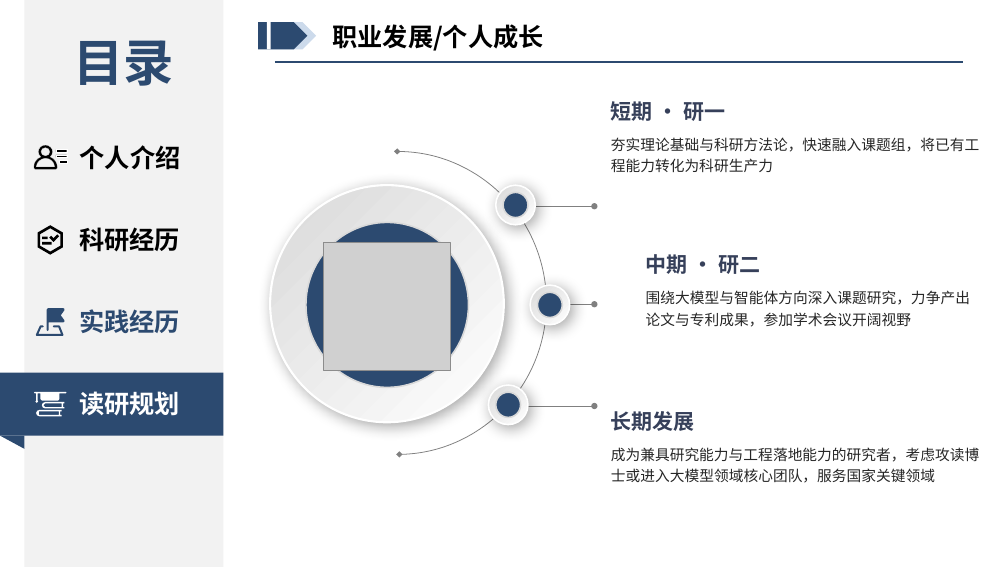
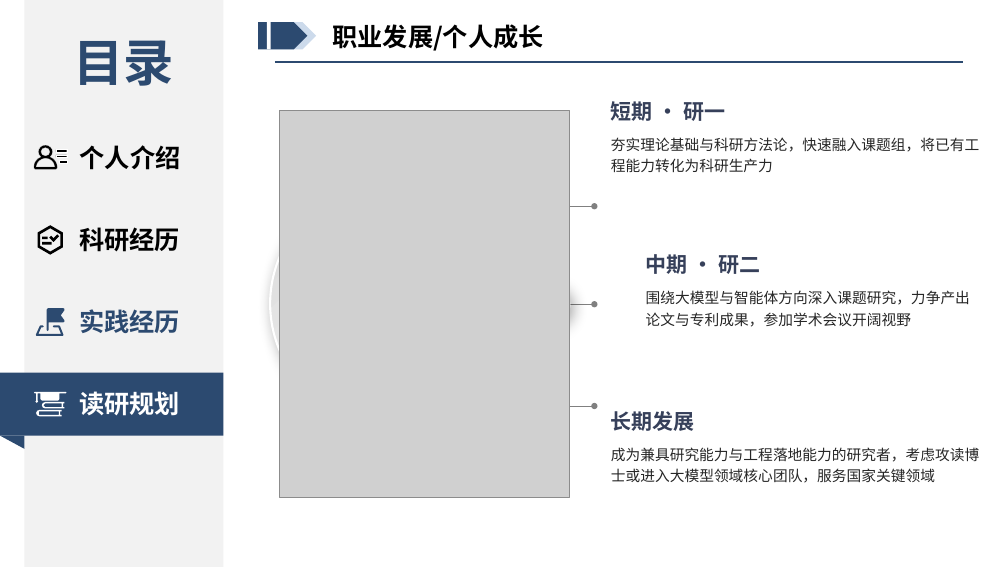
Before and after one commit to xiaofei777/exemption, a slide deck: slide 14 of 面试PPT/历史版本/推免ppt.pptx. Drawn at 1008x567 pixels with LibreOffice and Linux fonts; fonts in the diff are those of the drawing; grey boxes stand for pictures. Boxes give left, top, right and bottom in pixels: in the first picture for what was removed or moved away, otherwise in the second. Text is boxed around its words. In the diff, an @@ line names an element or a change of style, - is before the commit and + after.

```diff
--- a/面试PPT/历史版本/推免ppt.pptx
+++ b/面试PPT/历史版本/推免ppt.pptx
@@ picture added at [280, 110, 570, 497] @@
@@ picture removed at [323, 243, 451, 371] @@
@@ group removed at [306, 192, 563, 417]: 4 ellipses @@
```
Also in this commit, not shown: 6 other slides changed, 22 other files.
